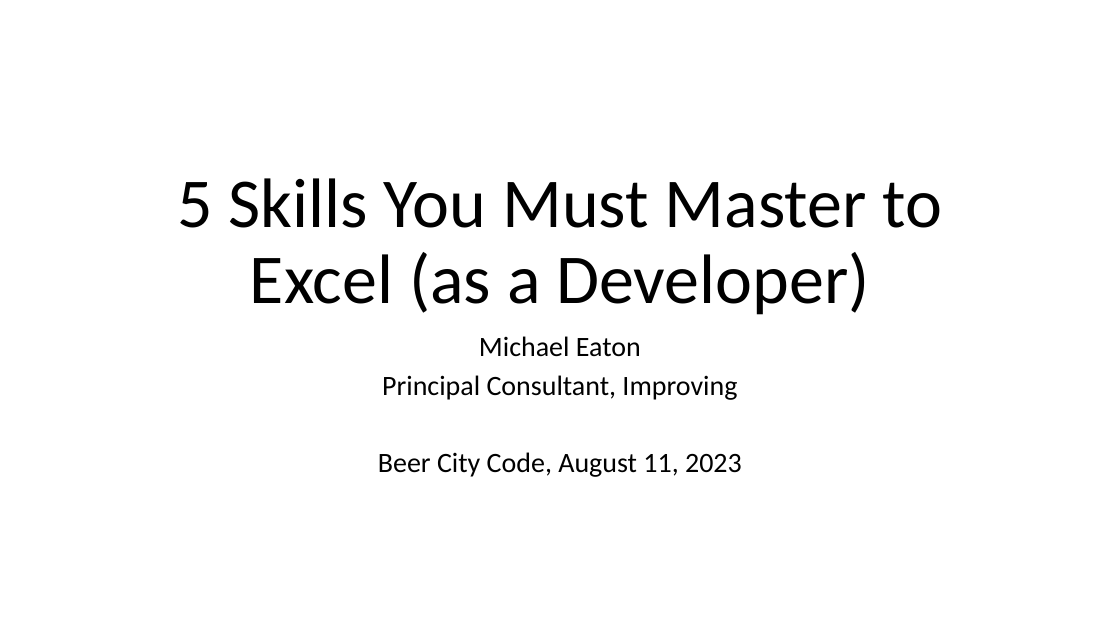
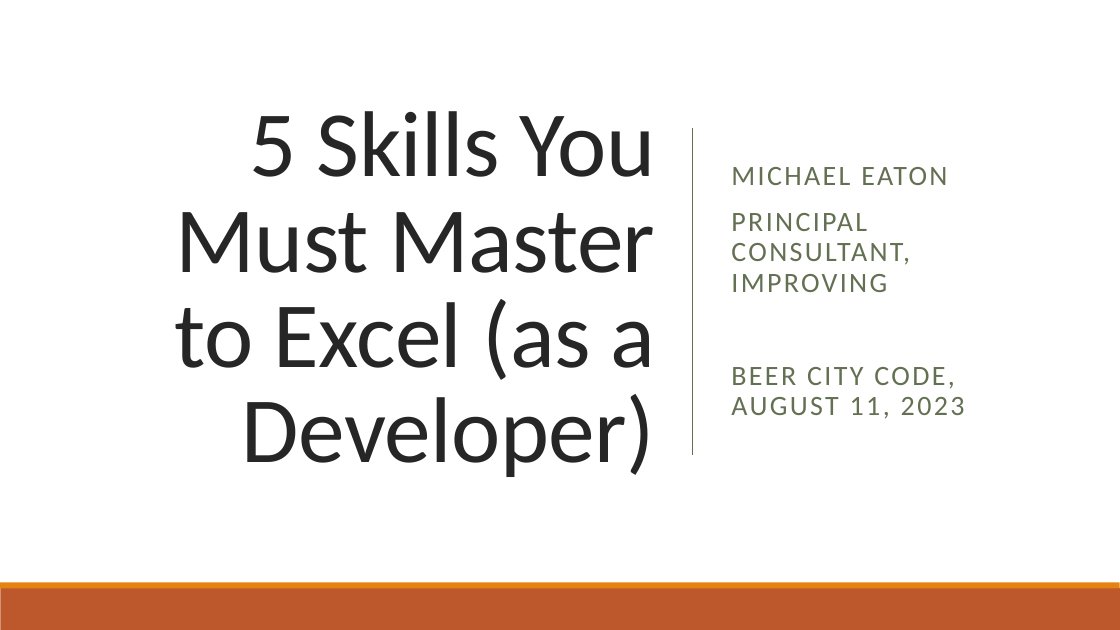
Before and after one commit to mjeaton/presentations, a slide deck: slide 1 of 2023/5 Skills You Must Master.pptx. Drawn at 1120x630 pixels with LibreOffice and Linux fonts; fonts in the diff are those of the drawing. Boxes give left, top, right and bottom in pixels: in the first picture for what was removed or moved away, otherwise in the second. Text is boxed around its words. In the diff, an @@ line names an element or a change of style, - is before the commit and + after.

Commit message:
basic style applied

```diff
--- a/2023/5 Skills You Must Master.pptx
+++ b/2023/5 Skills You Must Master.pptx
@@ rectangle added at [0, 0, 1120, 630], fill #FFFFFF @@
@@ title "5 Skills You Must Master ...": place and size @@
-title "5 Skills You Must Master ..." at [177, 178, 942, 315]
+title "5 Skills You Must Master ..." at [175, 111, 656, 477]
@@ title "5 Skills You Must Master ..." at [175, 111, 656, 477]: size 60 to 80 pt, text colour #000000 to #262626, letter spacing 0 to -0.5 pt; alignment centre to right; line spacing 0.9 to 0.85; vertical alignment bottom to middle @@
@@ subtitle "MICHAEL EATON" at [731, 167, 965, 419]: vertical alignment top to middle @@
@@ line added from (692, 128) to (692, 455), #637052 1 pt @@
@@ subtitle at [731, 167, 965, 419]: text changed; text colour #000000 to #637052 @@
-Michael Eaton
-Principal Consultant, Improving
-Beer City Code, August 11, 2023
+MICHAEL EATON
+PRINCIPAL CONSULTANT, IMPROVING
+BEER CITY CODE, AUGUST 11, 2023
@@ rectangle added at [0, 588, 1120, 630], fill #BD582C @@
@@ rectangle added at [0, 582, 1120, 588], fill #E48312 @@
```
Also in this commit, not shown: 11 other slides changed.
